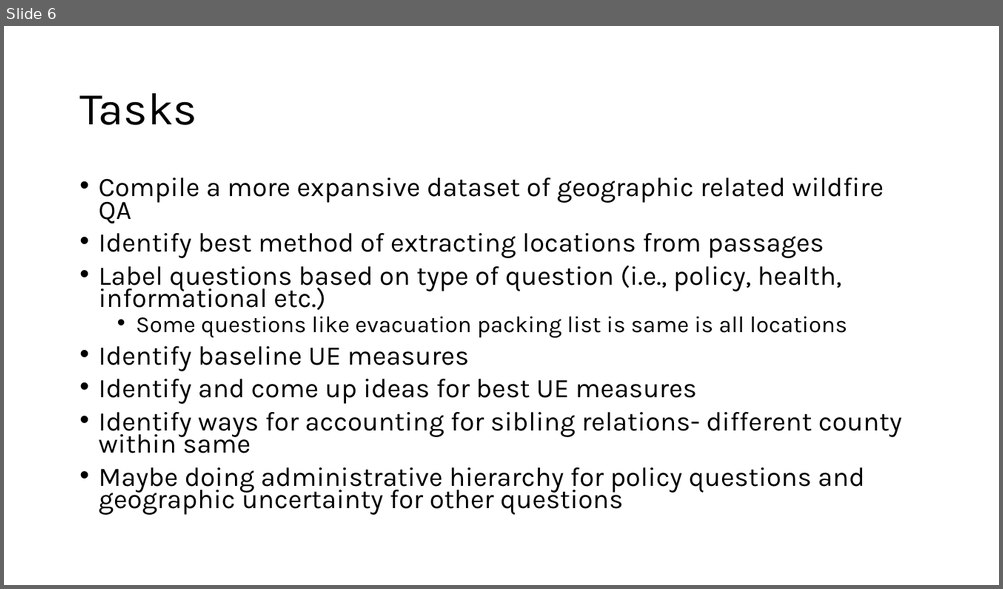
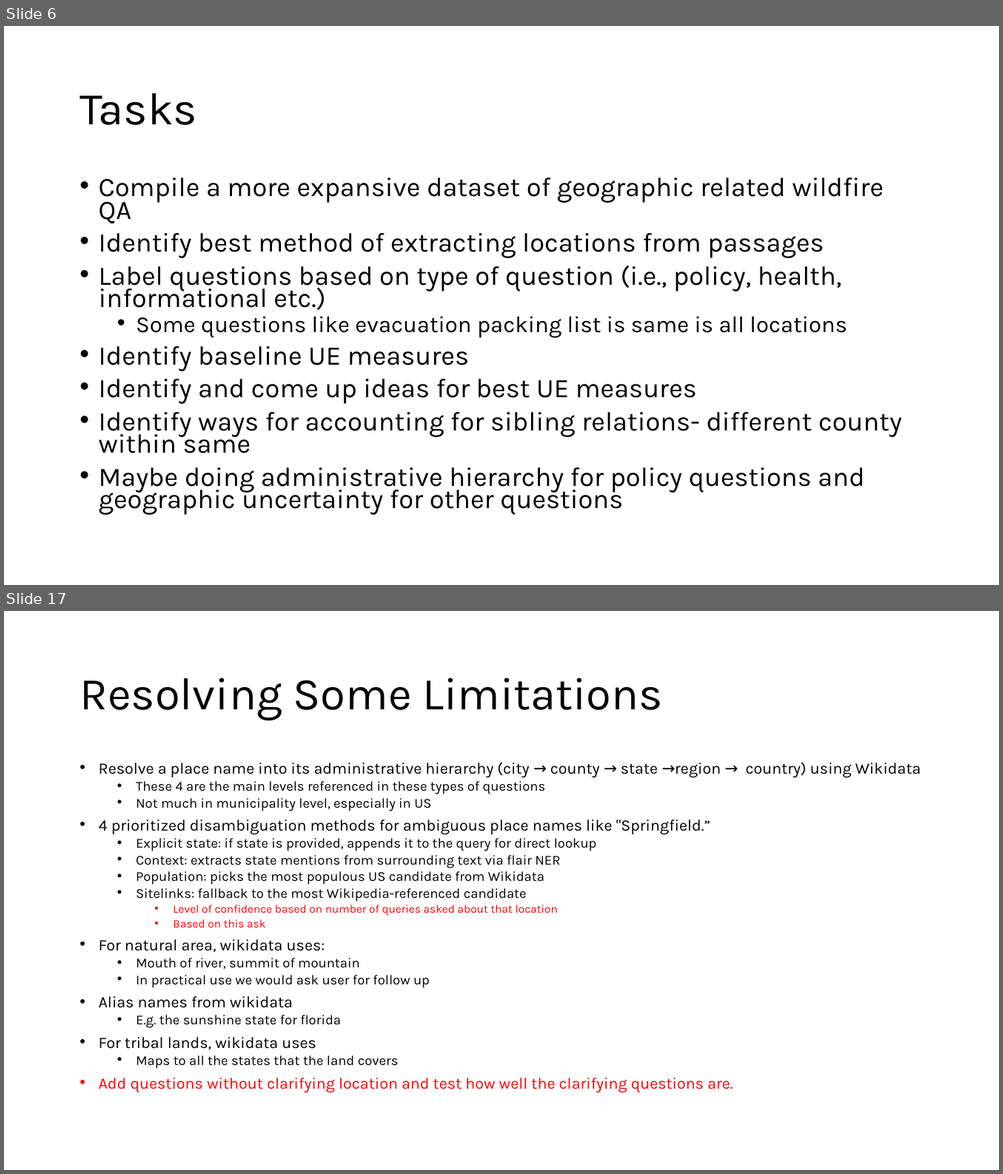
Before and after one commit to meenuravi18/wildfire_research_project, a slide deck: GeoRAG_ideas.pptx. Shown one above the other, each under a label of ours: slide 6 before the commit, slides 6 and 17 after it; the slides between them are not shown. The pictures are 1003x589 and 1003x1174 pixels, drawn with LibreOffice and Linux fonts; fonts in the diff are those of the drawing. Boxes give left, top, right and bottom in pixels: in the first picture for what was removed or moved away, otherwise in the second. Text is boxed around its words. In the diff, an @@ line names an element or a change of style, - is before the commit and + after.

```diff
--- a/GeoRAG_ideas.pptx
+++ b/GeoRAG_ideas.pptx
@@ slide 17 added at [4, 611, 999, 1170], background #FFFFFF @@
@@ title added at [79, 678, 663, 721], 44 pt, text #000000 @@
+Resolving Some Limitations
@@ text added at [99, 762, 921, 1093], 13.2 pt, text #000000 @@
+• Resolve a place name into its administrative hierarchy (city → county → state →region → country) using Wikidata
+  • These 4 are the main levels referenced in these types of questions
+  • Not much in municipality level, especially in US
+• 4 prioritized disambiguation methods for ambiguous place names like "Springfield.”
+  • Explicit state: if state is provided, appends it to the query for direct lookup
+  • Context: extracts state mentions from surrounding text via flair NER
+  • Population: picks the most populous US candidate from Wikidata
+  • Sitelinks: fallback to the most Wikipedia-referenced candidate
+    • Level of confidence based on number of queries asked about that location
+    • Based on this ask
+• For natural area, wikidata uses:
+  • Mouth of river, summit of mountain
+  • In practical use we would ask user for follow up
+• Alias names from wikidata
+  • E.g. the sunshine state for florida
+• For tribal lands, wikidata uses
+  • Maps to all the states that the land covers
+• Add questions without clarifying location and test how well the clarifying questions are.
```
Also in this commit, not shown: 24 other slides added, 1 slide removed.
